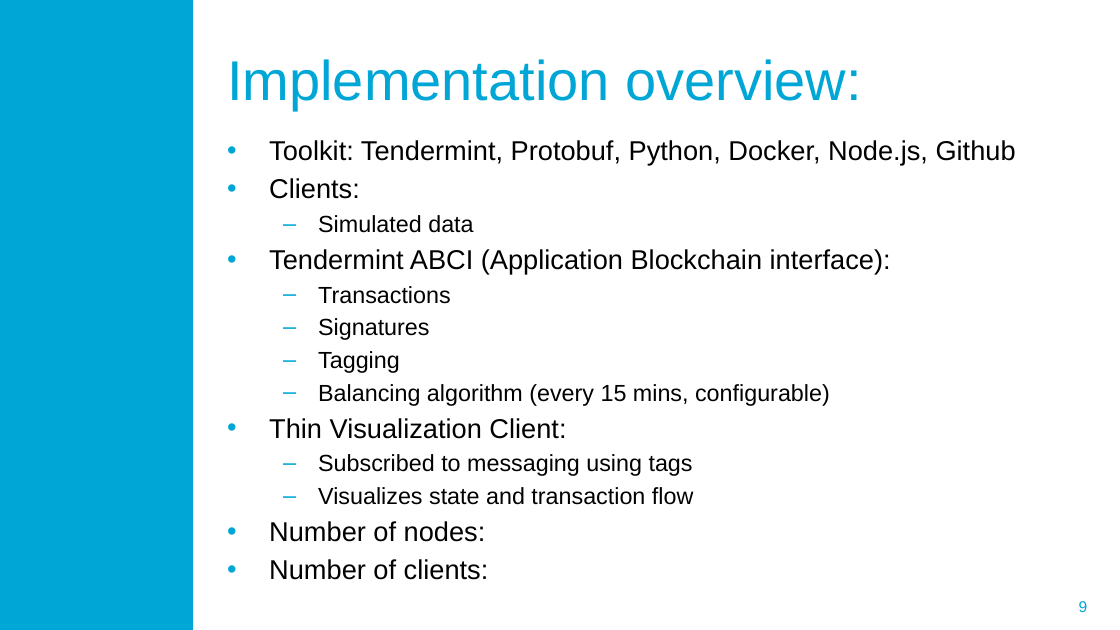
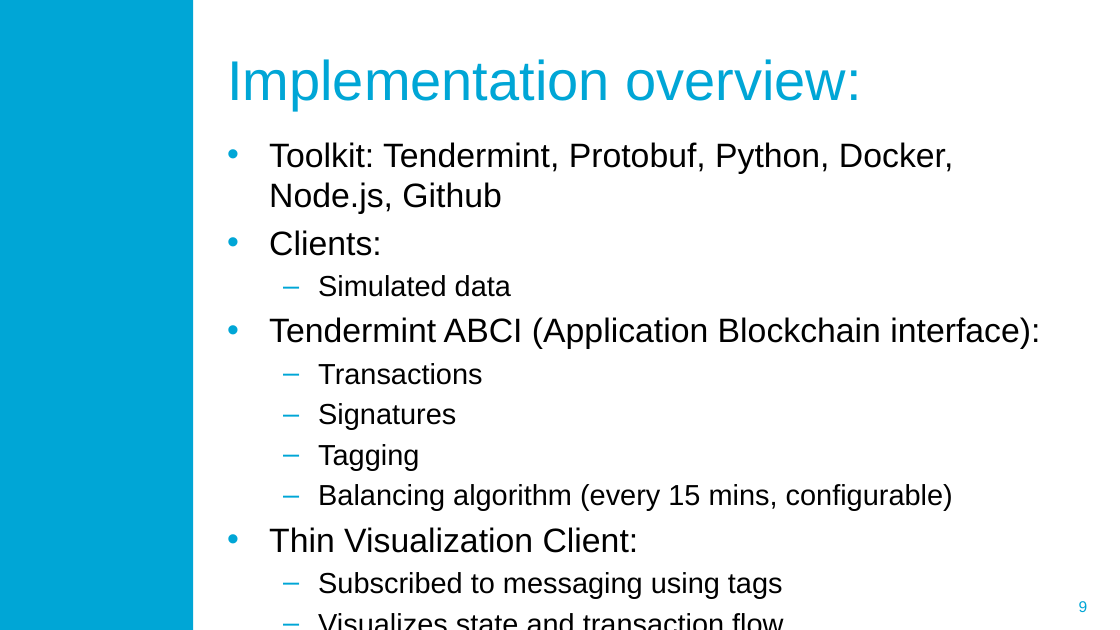
Before and after one commit to blockchain-lab/eXchains, a slide deck: slide 9 of Documentation/eXchains.pptx. Drawn at 1120x630 pixels with LibreOffice and Linux fonts; fonts in the diff are those of the drawing; background and template pictures are left out. Boxes give left, top, right and bottom in pixels: in the first picture for what was removed or moved away, otherwise in the second. Text is boxed around its words. In the diff, an @@ line names an element or a change of style, - is before the commit and + after.

Commit message:
more things

```diff
--- a/Documentation/eXchains.pptx
+++ b/Documentation/eXchains.pptx
@@ text "Toolkit: Tendermint, Protobuf, Python, Docker, ..." at (x1=269, y1=142, x2=1040, y2=598): size 17.5 to 21.7 pt in "Toolkit: Tendermint, Protobuf, Python, Docker, Node.js, Gith ...", "Clients:", "Tendermint ABCI (Application Blockchain interface):", "Thin Visualization Client:"; size 15 to 18.6 pt in "Simulated data", "Transactions", "Signatures", "Tagging" and 3 more places @@
@@ text at (x1=269, y1=521, x2=489, y2=580): paragraphs removed @@
-• Number of nodes:
-• Number of clients:
```
